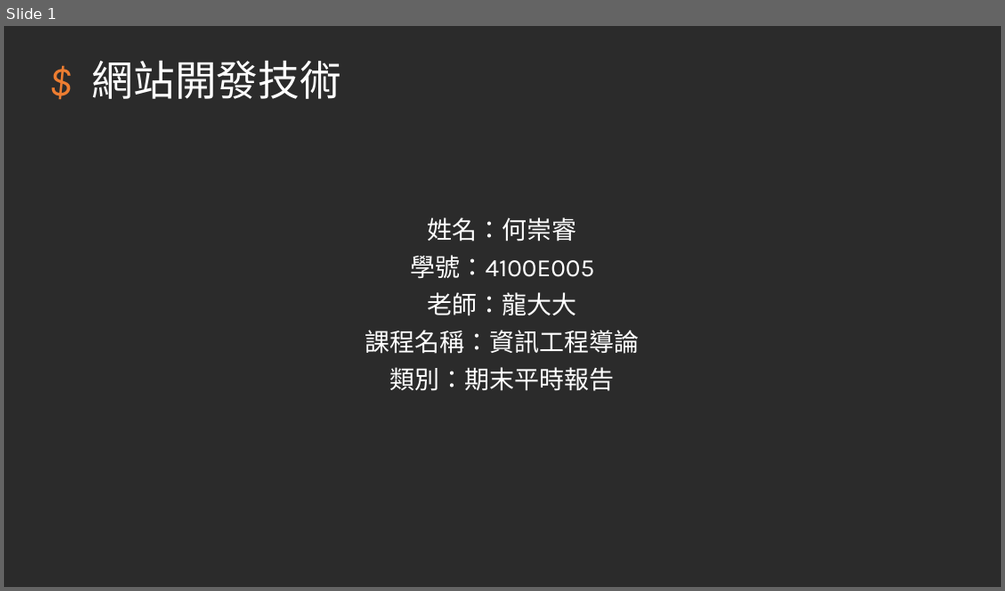
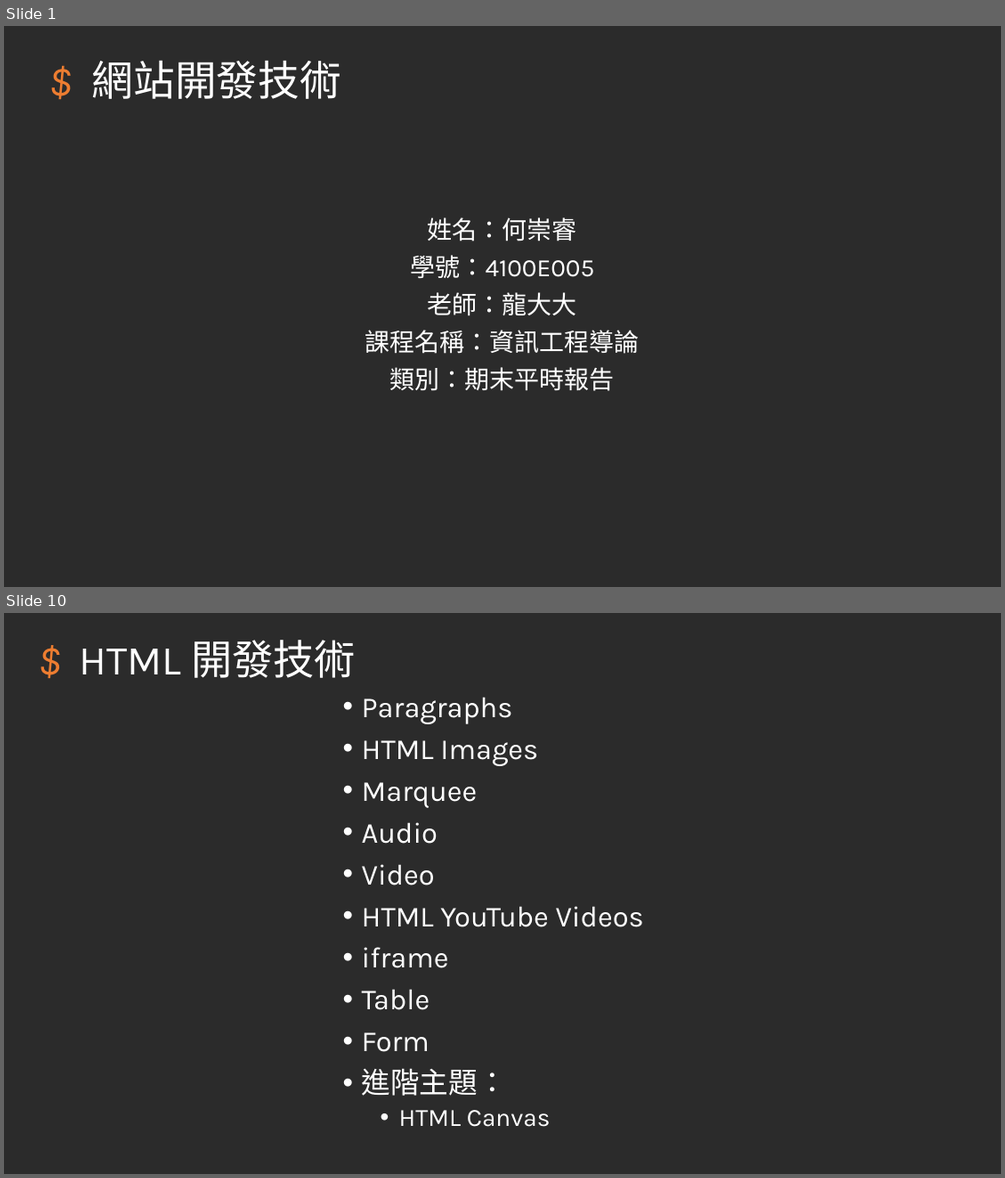
Before and after one commit to hehank/KSU_Class, a slide deck: 報告/網站開發技術_期末報告.pptm. Shown one above the other, each under a label of ours: slide 1 before the commit, slides 1 and 10 after it; the slides between them are not shown. The pictures are 1005x591 and 1005x1178 pixels, drawn with LibreOffice and Linux fonts; fonts in the diff are those of the drawing; background and template pictures are left out; a plain dark background stands for a picture behind light text. Boxes give left, top, right and bottom in pixels: in the first picture for what was removed or moved away, otherwise in the second. Text is boxed around its words. In the diff, an @@ line names an element or a change of style, - is before the commit and + after.

```diff
--- a/報告/網站開發技術_期末報告.pptm
+++ b/報告/網站開發技術_期末報告.pptm
@@ slide 10 added at (4,613,1001,1174), background picture (left out) @@
@@ title added at (79,640,356,678), 39.6 pt, text #FFFFFF @@
+$ HTML 開發技術
@@ text added at (362,697,644,1127), 28 pt, text #FFFFFF @@
+• Paragraphs
+• HTML Images
+• Marquee
+• Audio
+• Video
+• HTML YouTube Videos
+• iframe
+• Table
+• Form
+• 進階主題：
+  • HTML Canvas
```
Also in this commit, not shown: 11 other slides added, 9 slides removed.
